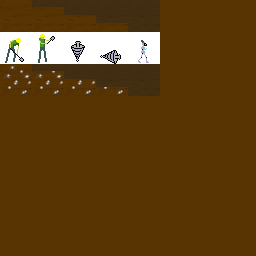
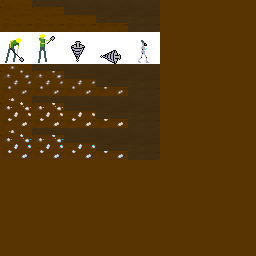
Two versions of the same layered image (256x256). Layer-by-layer changes:
painted on "Background" over bbox(0, 96, 160, 160)
